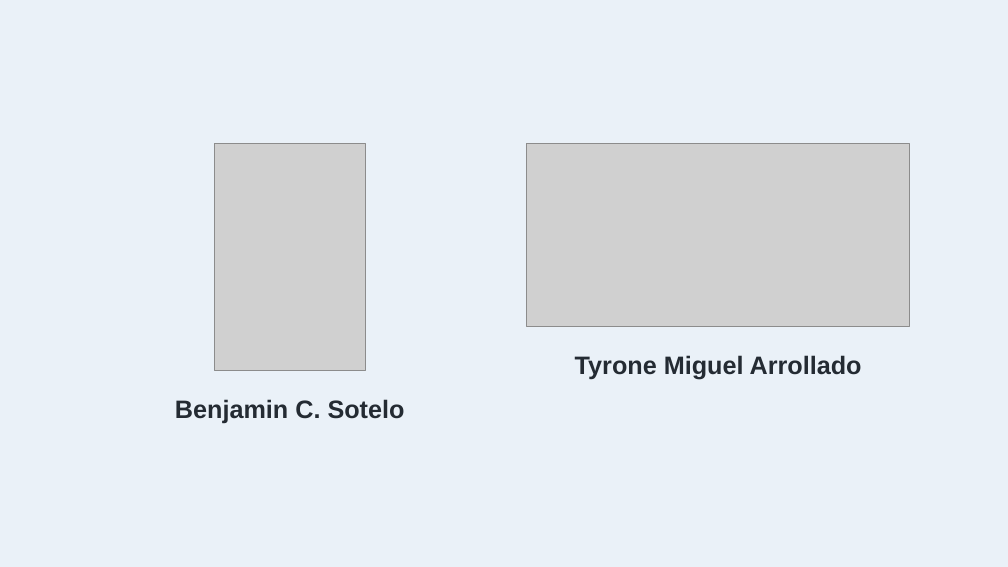
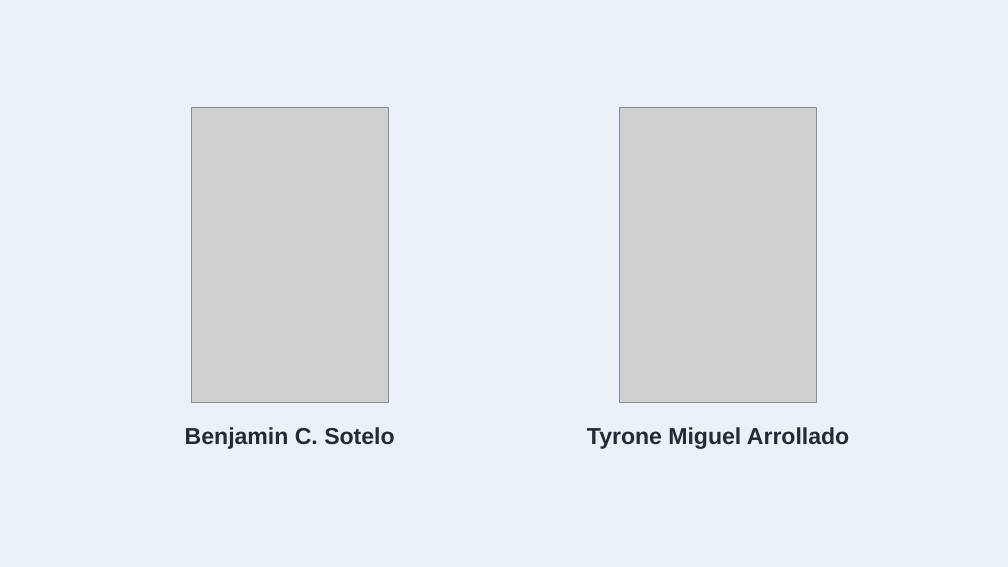
Before and after one commit to benjiesotelo-sudo/Telos_FIN1209, a slide deck: slide 2 of special-lecture/FIN1209-Special-Lecture-1-Setup.pptx. Drawn at 1008x567 pixels with LibreOffice and Linux fonts; fonts in the diff are those of the drawing; grey boxes stand for pictures. Boxes give left, top, right and bottom in pixels: in the first picture for what was removed or moved away, otherwise in the second. Text is boxed around its words. In the diff, an @@ line names an element or a change of style, - is before the commit and + after.

```diff
--- a/special-lecture/FIN1209-Special-Lecture-1-Setup.pptx
+++ b/special-lecture/FIN1209-Special-Lecture-1-Setup.pptx
@@ picture: place and size @@
-picture at bbox=[214, 144, 365, 371]
+picture at bbox=[191, 107, 388, 402]
@@ picture: place and size @@
-picture at bbox=[527, 144, 910, 327]
+picture at bbox=[620, 107, 817, 402]
@@ text "Benjamin C. Sotelo": place and size @@
-text "Benjamin C. Sotelo" at bbox=[175, 399, 405, 423]
+text "Benjamin C. Sotelo" at bbox=[185, 427, 394, 449]
@@ text "Benjamin C. Sotelo" at bbox=[185, 427, 394, 449]: size 24 to 22 pt @@
@@ text "Tyrone Miguel Arrollado" at bbox=[587, 427, 849, 449]: size 24 to 22 pt @@
@@ text "Tyrone Miguel Arrollado": place and size @@
-text "Tyrone Miguel Arrollado" at bbox=[575, 355, 862, 379]
+text "Tyrone Miguel Arrollado" at bbox=[587, 427, 849, 449]
```
Also in this commit, not shown: 10 other slides changed, 1 slide added, 1 slide removed, 10 other files.
